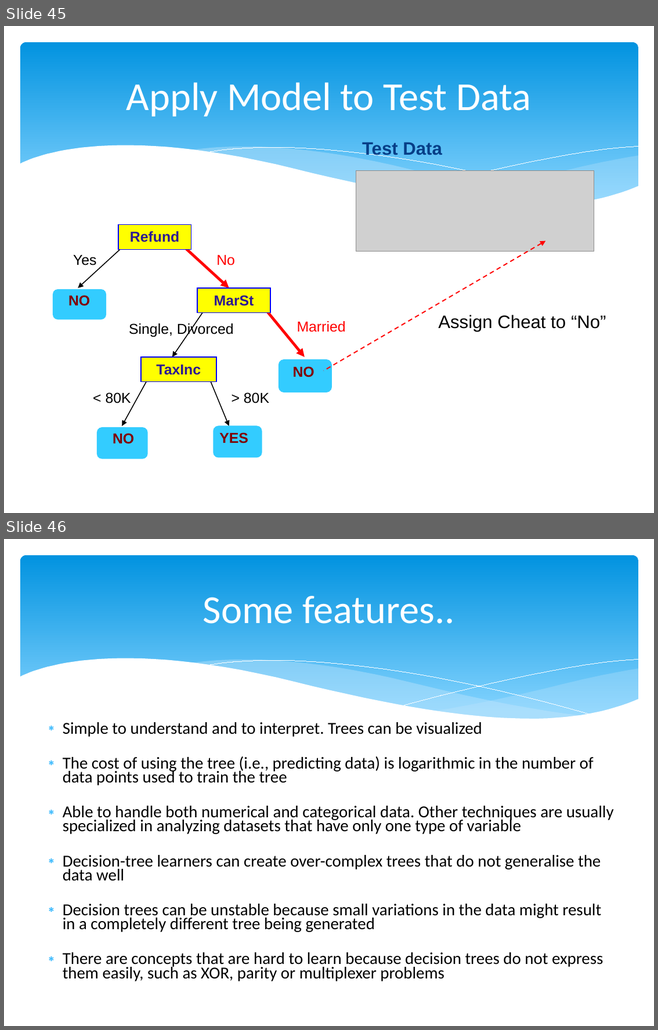
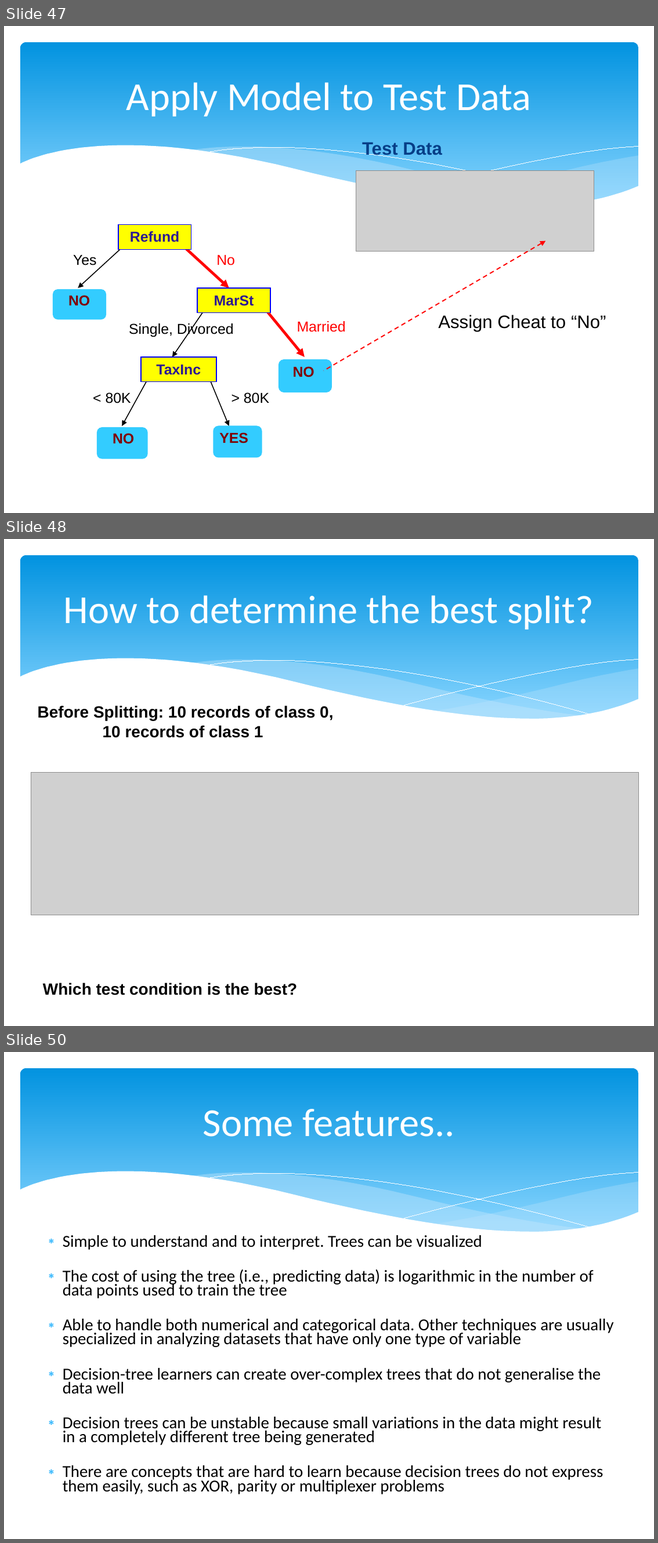
Before and after one commit to marcio-mourao/marcio-mourao.github.io, a slide deck: Machine_Learning.pptx. Shown one above the other, each under a label of ours: slides 45 and 46 before the commit, slides 47, 48 and 50 after it; the slides between them are not shown. The pictures are 658x1030 and 658x1543 pixels, drawn with LibreOffice and Linux fonts; fonts in the diff are those of the drawing; grey boxes stand for pictures. Boxes give left, top, right and bottom in pixels: in the first picture for what was removed or moved away, otherwise in the second. Text is boxed around its words. In the diff, an @@ line names an element or a change of style, - is before the commit and + after.

```diff
--- a/Machine_Learning.pptx
+++ b/Machine_Learning.pptx
@@ slide 48 added at [4, 539, 654, 1026], background #FFFFFF; not listed: 6 template elements that a slide beside it also shows @@
@@ title added at [64, 595, 593, 629], 44 pt, text #FFFFFF @@
+How to determine the best split?
@@ text added at [38, 705, 333, 738], 18 pt, text #000000, bold @@
+Before Splitting: 10 records of class 0,
+10 records of class 1
@@ picture added at [31, 773, 639, 915] @@
@@ text added at [43, 983, 297, 995], 18 pt, text #000000, bold @@
+Which test condition is the best?
@@ what was slide 45 is now slide 47 @@
@@ what was slide 46 is now slide 50 @@
```
Also in this commit, not shown: 17 slides changed, 3 other slides added, 4 other files.
